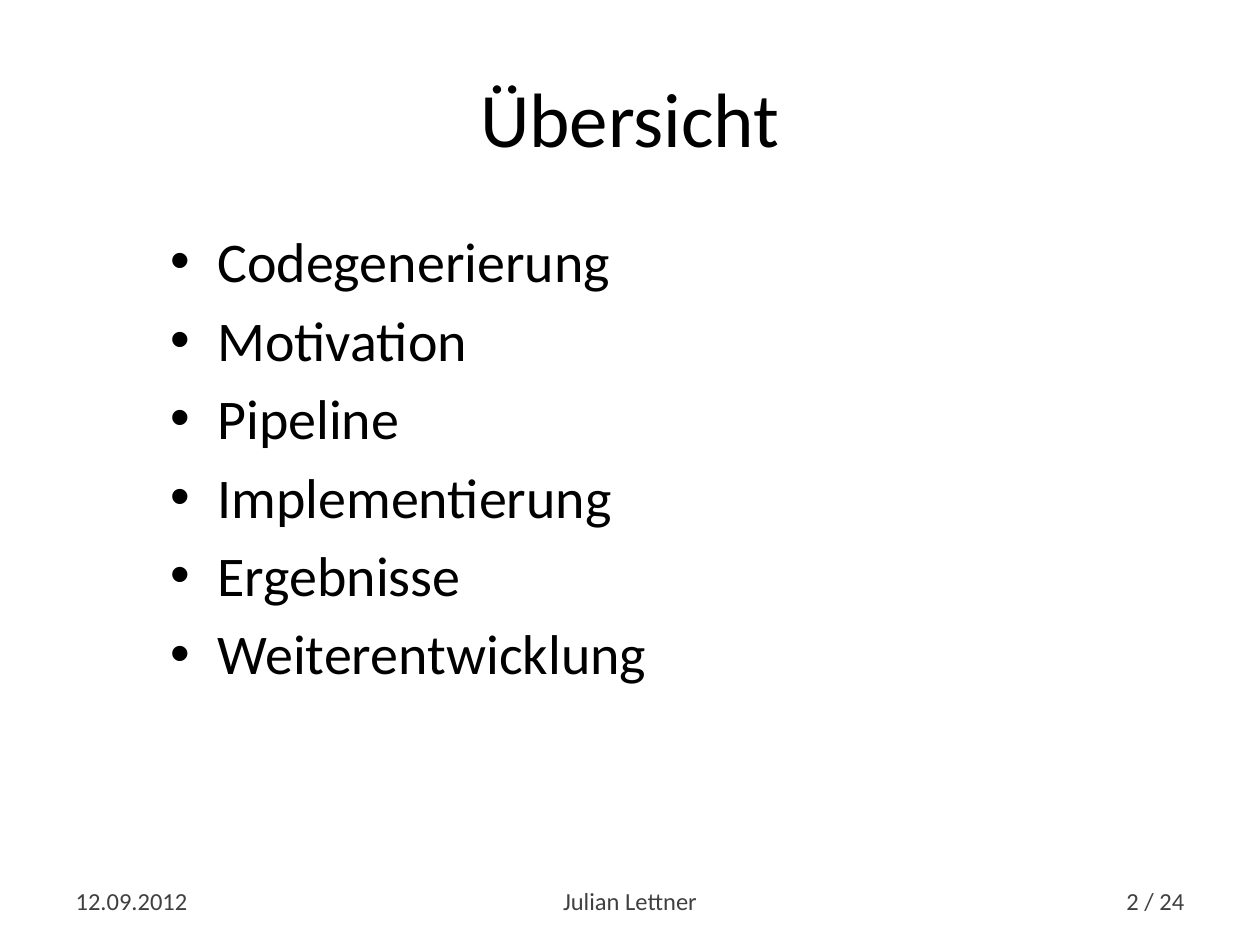
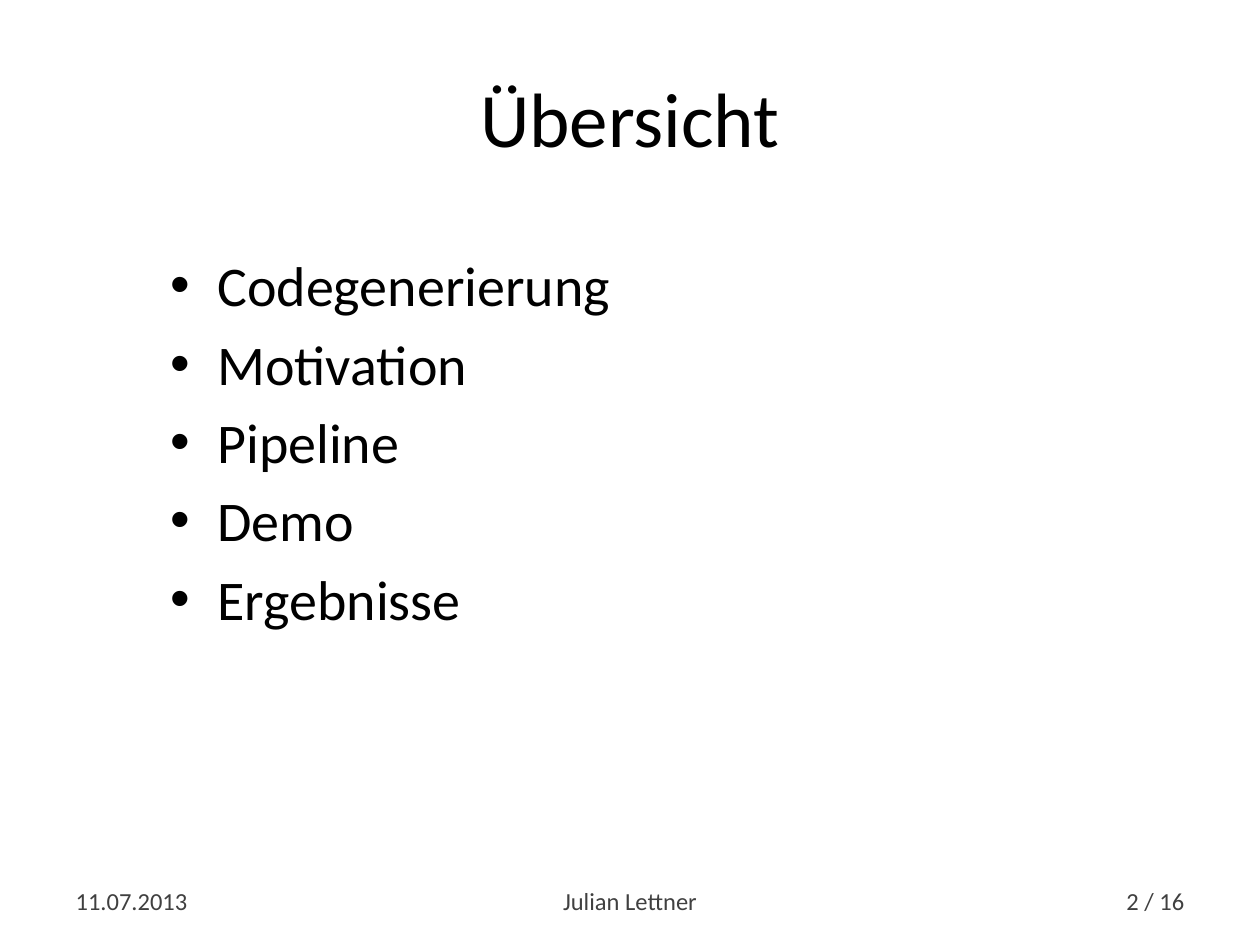
Before and after one commit to yln/TypePipeDemo, a slide deck: slide 2 of A Code Generation Pipeline for .NET.pptx. Drawn at 1260x945 pixels with LibreOffice and Linux fonts; fonts in the diff are those of the drawing. Boxes give left, top, right and bottom in pixels: in the first picture for what was removed or moved away, otherwise in the second. Text is boxed around its words. In the diff, an @@ line names an element or a change of style, - is before the commit and + after.

```diff
--- a/A Code Generation Pipeline for .NET.pptx
+++ b/A Code Generation Pipeline for .NET.pptx
@@ text at (x1=217, y1=505, x2=354, y2=542): text changed @@
-• Implementierung
+• Demo
@@ text at (x1=217, y1=635, x2=646, y2=684): paragraph removed @@
-• Weiterentwicklung
@@ text at (x1=76, y1=894, x2=188, y2=910): text changed @@
-12.09.2012
+11.07.2013
@@ page number at (x1=1126, y1=893, x2=1184, y2=910): text changed @@
-2 / 24
+2 / 16
```
Also in this commit, not shown: 13 other slides changed, 1 slide added, 9 slides removed.
